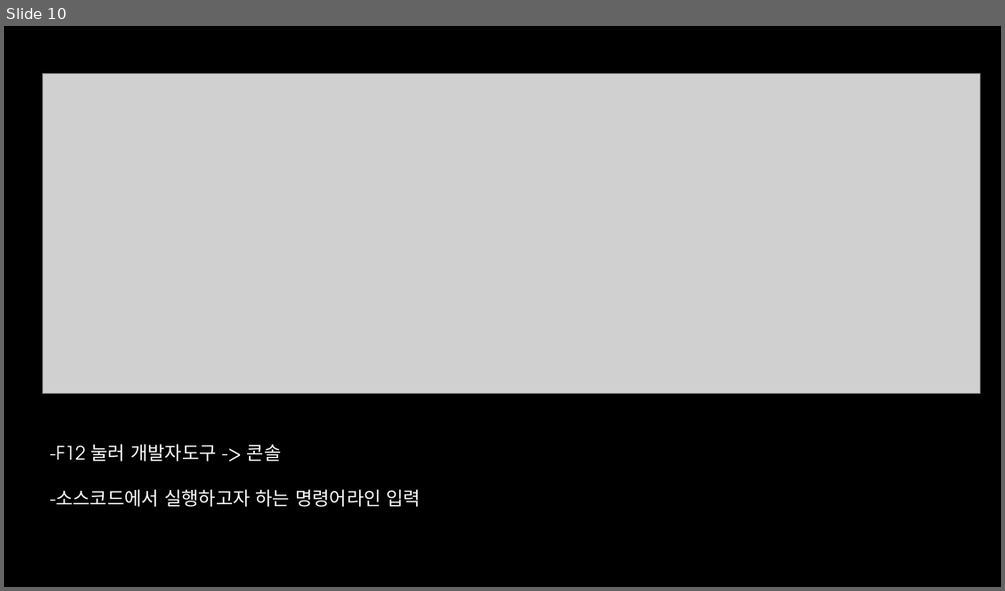
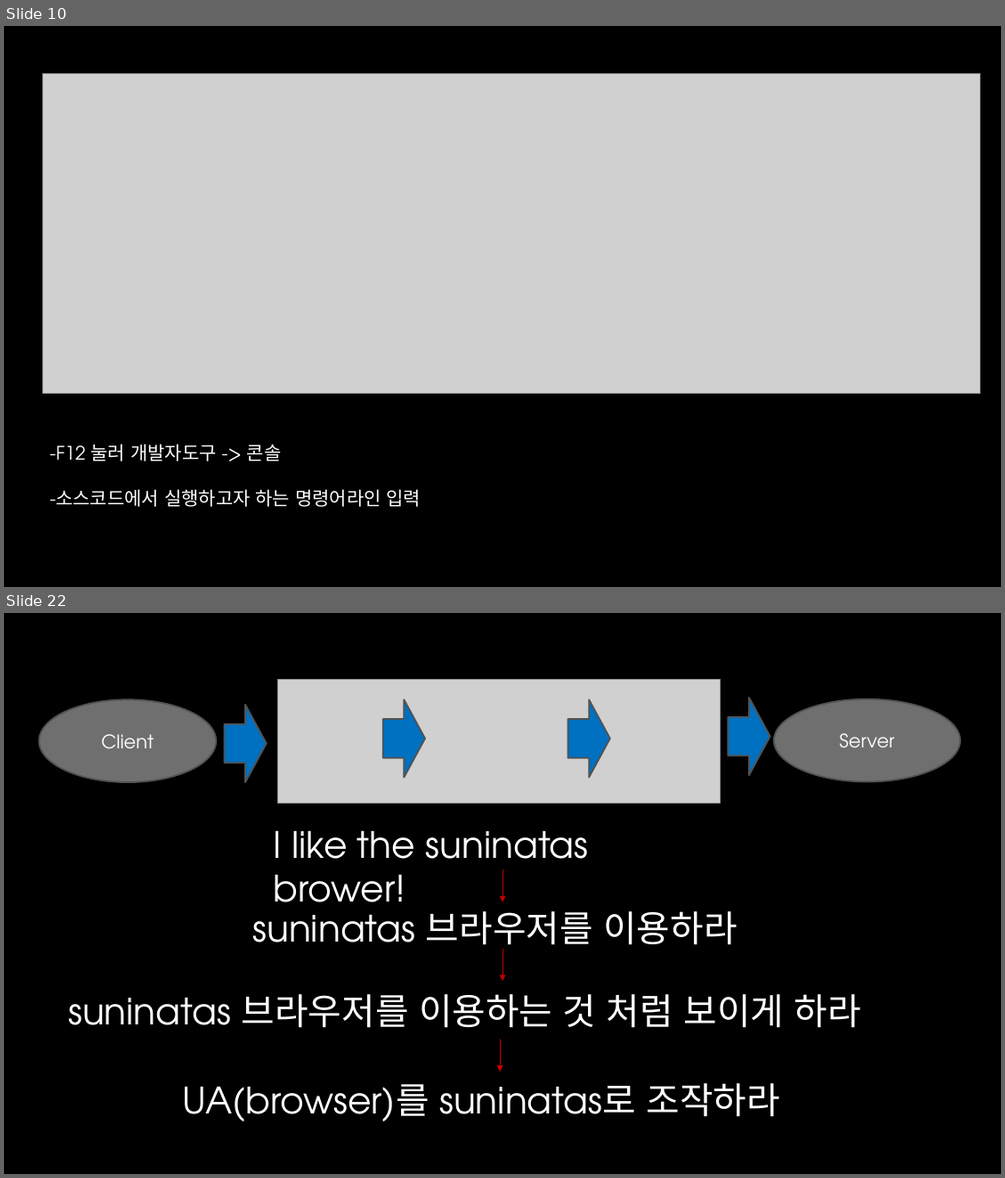
Before and after one commit to TAEKnical/Presentation-material-, a slide deck: 모두의보안 suninatas web.pptx. Shown one above the other, each under a label of ours: slide 10 before the commit, slides 10 and 22 after it; the slides between them are not shown. The pictures are 1005x591 and 1005x1178 pixels, drawn with LibreOffice and Linux fonts; fonts in the diff are those of the drawing; grey boxes stand for pictures; background and template pictures are left out. Boxes give left, top, right and bottom in pixels: in the first picture for what was removed or moved away, otherwise in the second. Text is boxed around its words. In the diff, an @@ line names an element or a change of style, - is before the commit and + after.

Commit message:
2nd

```diff
--- a/모두의보안 suninatas web.pptx
+++ b/모두의보안 suninatas web.pptx
@@ slide 22 added at [4, 613, 1001, 1174], background picture (left out) @@
@@ picture added at [278, 679, 720, 803] @@
@@ ellipse added at [39, 699, 217, 783], fill #6F6F6F, outline #525252 1.5 pt, 18 pt, text #FFFFFF @@
+Client
@@ right arrow added at [225, 705, 267, 782], fill #0070C0, outline #525252 1.5 pt @@
@@ right arrow added at [383, 699, 425, 778], fill #0070C0, outline #525252 1.5 pt @@
@@ right arrow added at [568, 699, 610, 778], fill #0070C0, outline #525252 1.5 pt @@
@@ right arrow added at [728, 698, 769, 775], fill #0070C0, outline #525252 1.5 pt @@
@@ ellipse added at [774, 699, 961, 782], fill #6F6F6F, outline #525252 1.5 pt, 18 pt, text #FFFFFF @@
+Server
@@ text added at [274, 830, 589, 918], 35 pt, text #FFFFFF @@
+I like the suninatas brower!
@@ arrow added from (502, 870) to (502, 902), #C00000 0.75 pt @@
@@ text added at [252, 911, 736, 951], 35 pt, text #FFFFFF @@
+suninatas 브라우저를 이용하라
@@ arrow added from (502, 949) to (502, 981), #C00000 0.75 pt @@
@@ text added at [68, 994, 861, 1028], 35 pt, text #FFFFFF @@
+suninatas 브라우저를 이용하는 것 처럼 보이게 하라
@@ arrow added from (500, 1039) to (500, 1071), #C00000 0.75 pt @@
@@ text added at [183, 1083, 780, 1121], 35 pt, text #FFFFFF @@
+UA(browser)를 suninatas로 조작하라
```
Also in this commit, not shown: 17 other slides added.
